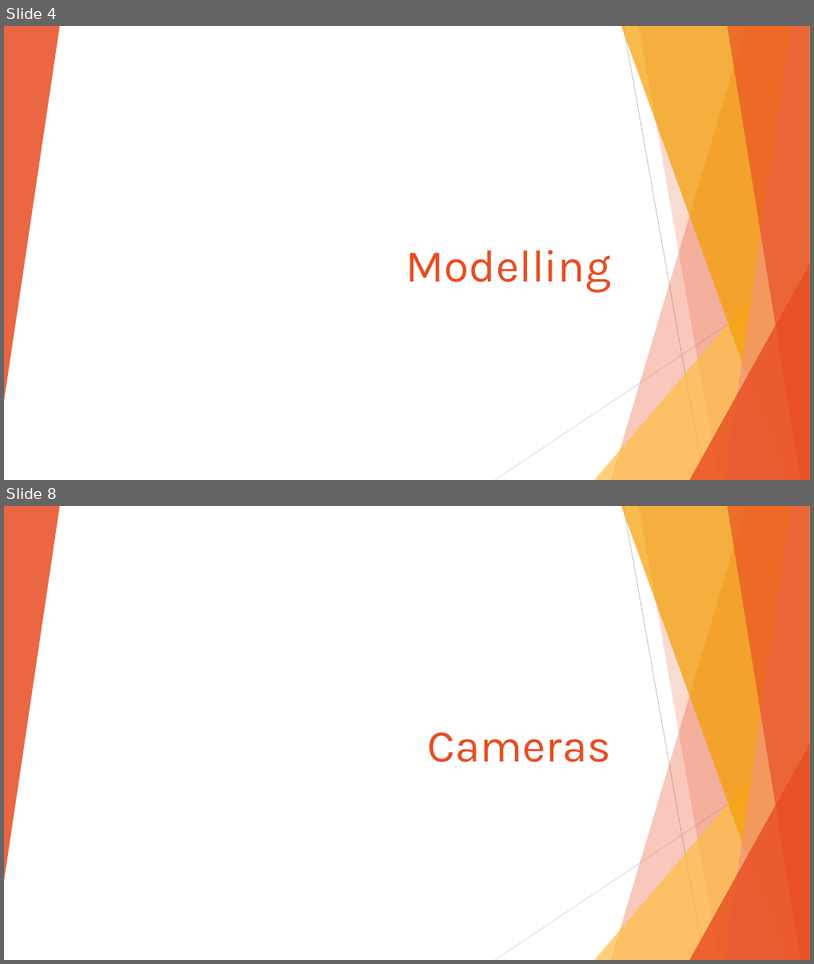
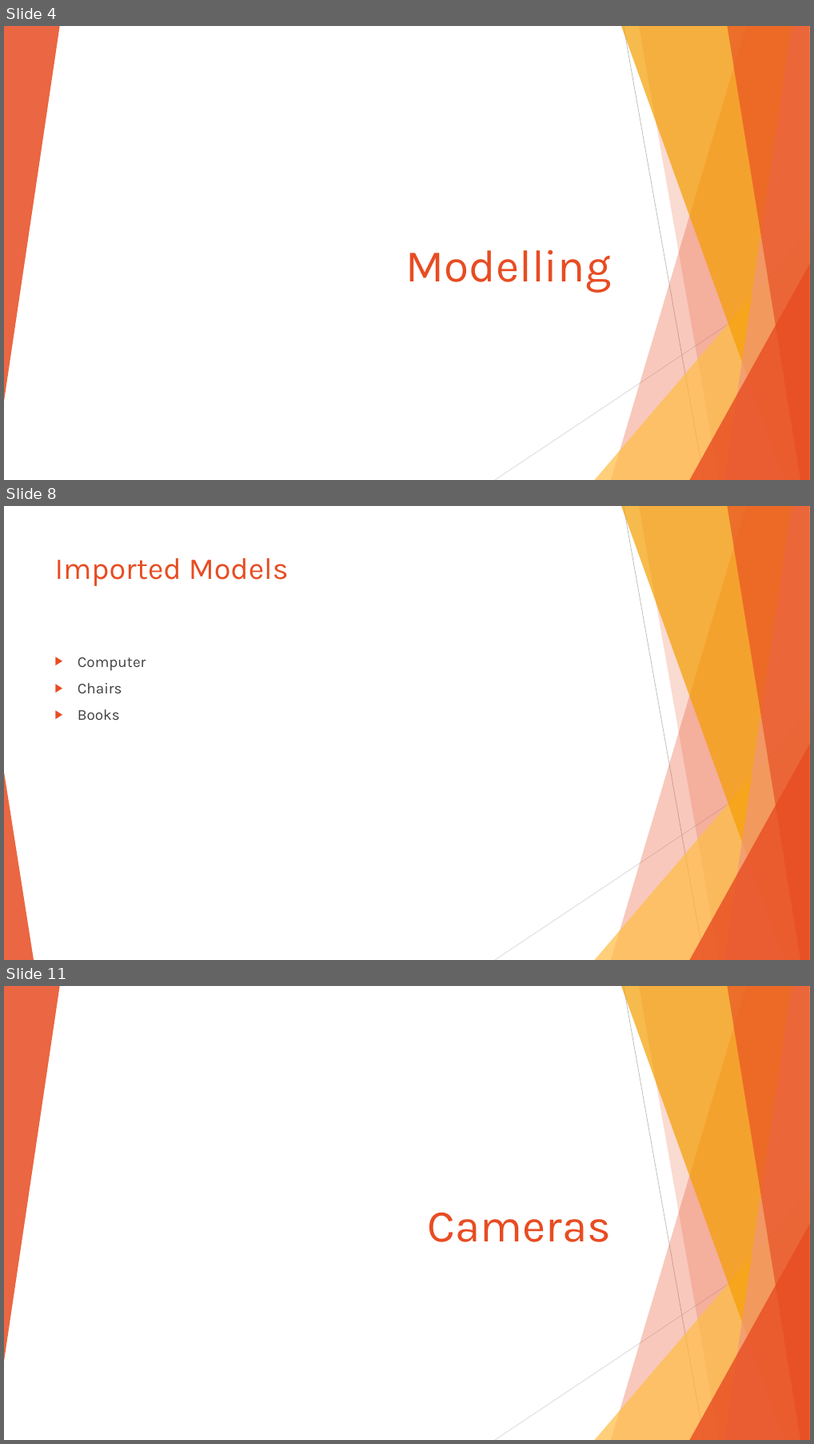
Before and after one commit to julio177/pokemon-center-3d, a slide deck: Blender Project Team Rocket.pptx. Shown one above the other, each under a label of ours: slides 4 and 8 before the commit, slides 4, 8 and 11 after it; the slides between them are not shown. The pictures are 814x964 and 814x1444 pixels, drawn with LibreOffice and Linux fonts; fonts in the diff are those of the drawing. Boxes give left, top, right and bottom in pixels: in the first picture for what was removed or moved away, otherwise in the second. Text is boxed around its words. In the diff, an @@ line names an element or a change of style, - is before the commit and + after.

```diff
--- a/Blender Project Team Rocket.pptx
+++ b/Blender Project Team Rocket.pptx
@@ slide 8 added at <box>4,506,810,960</box>, background #FFFFFF; not listed: 9 template elements that a slide beside it also shows @@
@@ title added at <box>55,558,289,586</box>, 36 pt, text #E84C22 @@
+Imported Models
@@ text added at <box>78,657,146,720</box>, 18 pt, text #404040 @@
+▶ Computer
+▶ Chairs
+▶ Books
@@ triangle added at <box>4,772,34,960</box>, fill #E84C22 at 85% opacity @@
@@ what was slide 8 is now slide 11 @@
```
Also in this commit, not shown: 10 slides changed, 3 other slides added, 2 other files.
